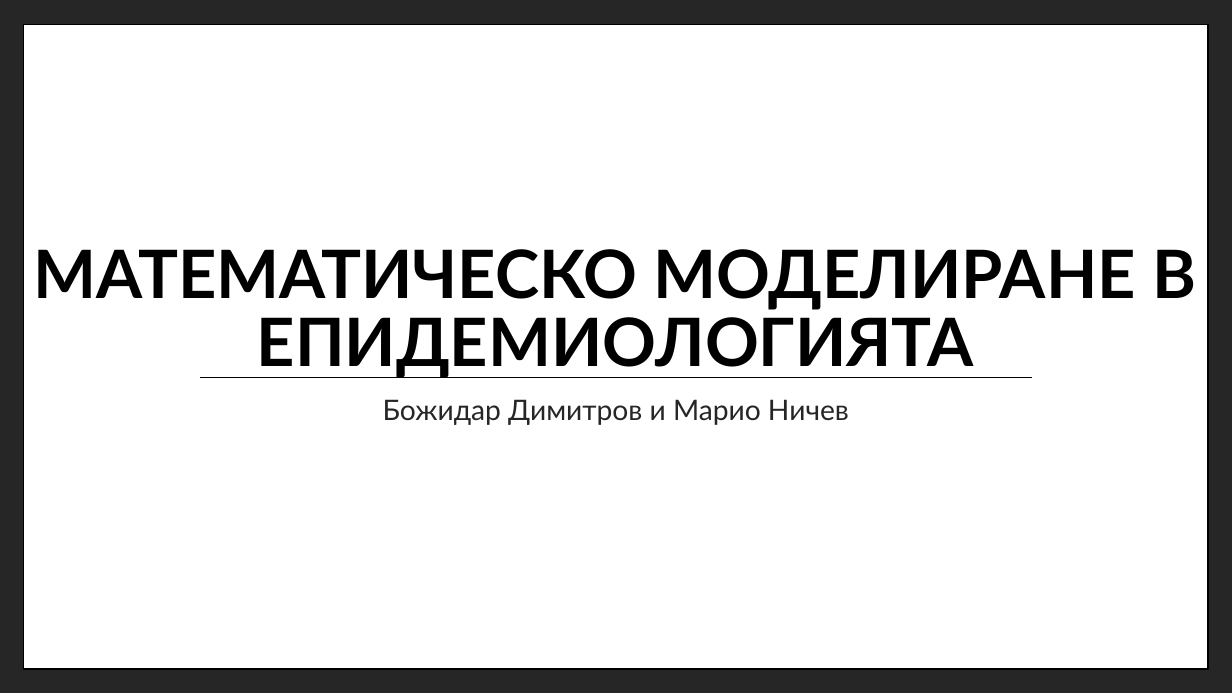
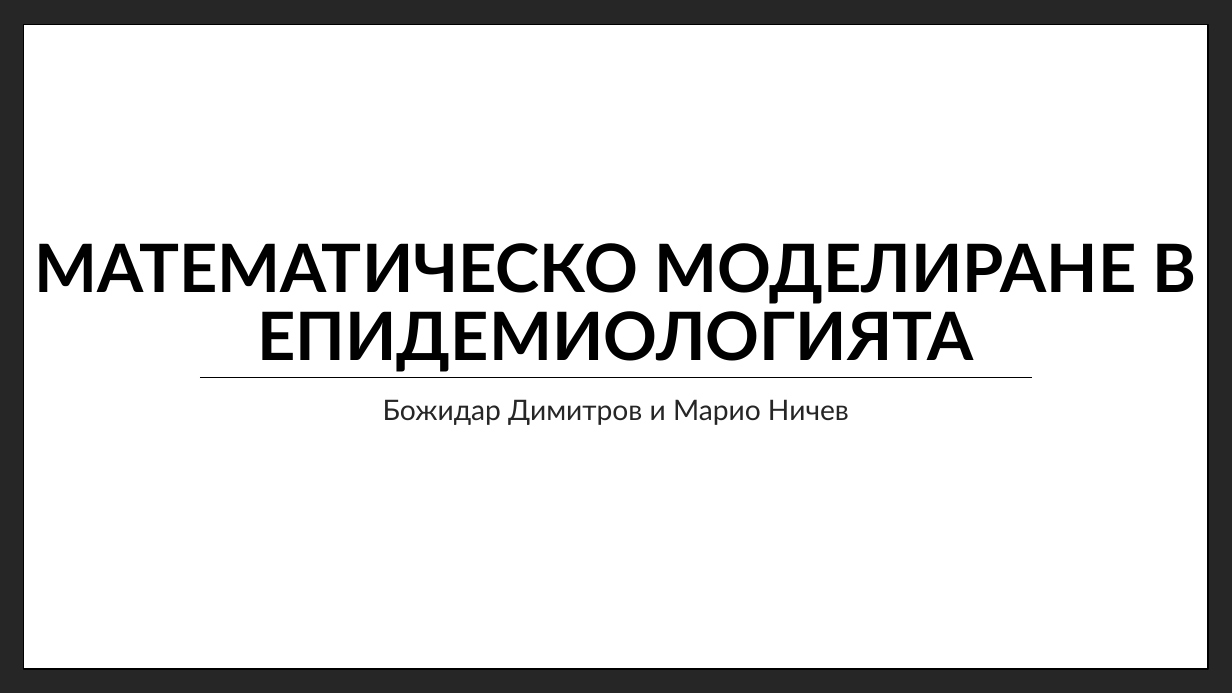
Before and after one commit to mnitchev/MathematicalModelling, a slide deck: slide 1 of MathematicalModelingOfEpidemology.pptx. Drawn at 1232x693 pixels with LibreOffice and Linux fonts; fonts in the diff are those of the drawing. Boxes give left, top, right and bottom in pixels: in the first picture for what was removed or moved away, otherwise in the second. Text is boxed around its words. In the diff, an @@ line names an element or a change of style, - is before the commit and + after.

```diff
--- a/MathematicalModelingOfEpidemology.pptx
+++ b/MathematicalModelingOfEpidemology.pptx
@@ title "МАТЕМАТИЧЕСКО МОДЕЛИРАНЕ В ЕПИДЕМИОЛОГИЯТА": place and size @@
-title "МАТЕМАТИЧЕСКО МОДЕЛИРАНЕ В ЕПИДЕМИОЛОГИЯТА" at (34,249,1196,378)
+title "МАТЕМАТИЧЕСКО МОДЕЛИРАНЕ В ЕПИДЕМИОЛОГИЯТА" at (35,243,1197,372)
```
Also in this commit, not shown: 2 other slides changed, 4 slides added, 1 slide removed.
